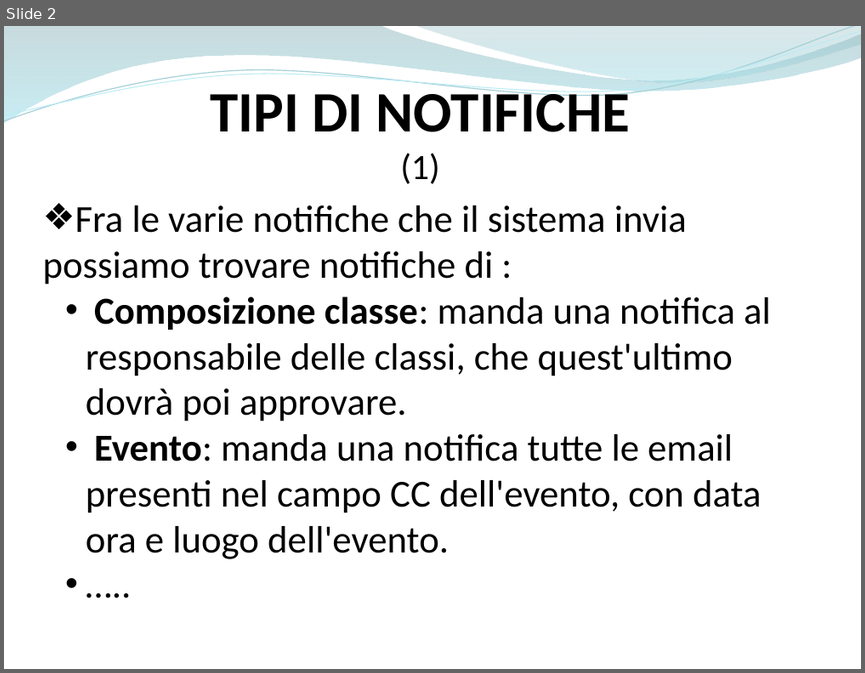
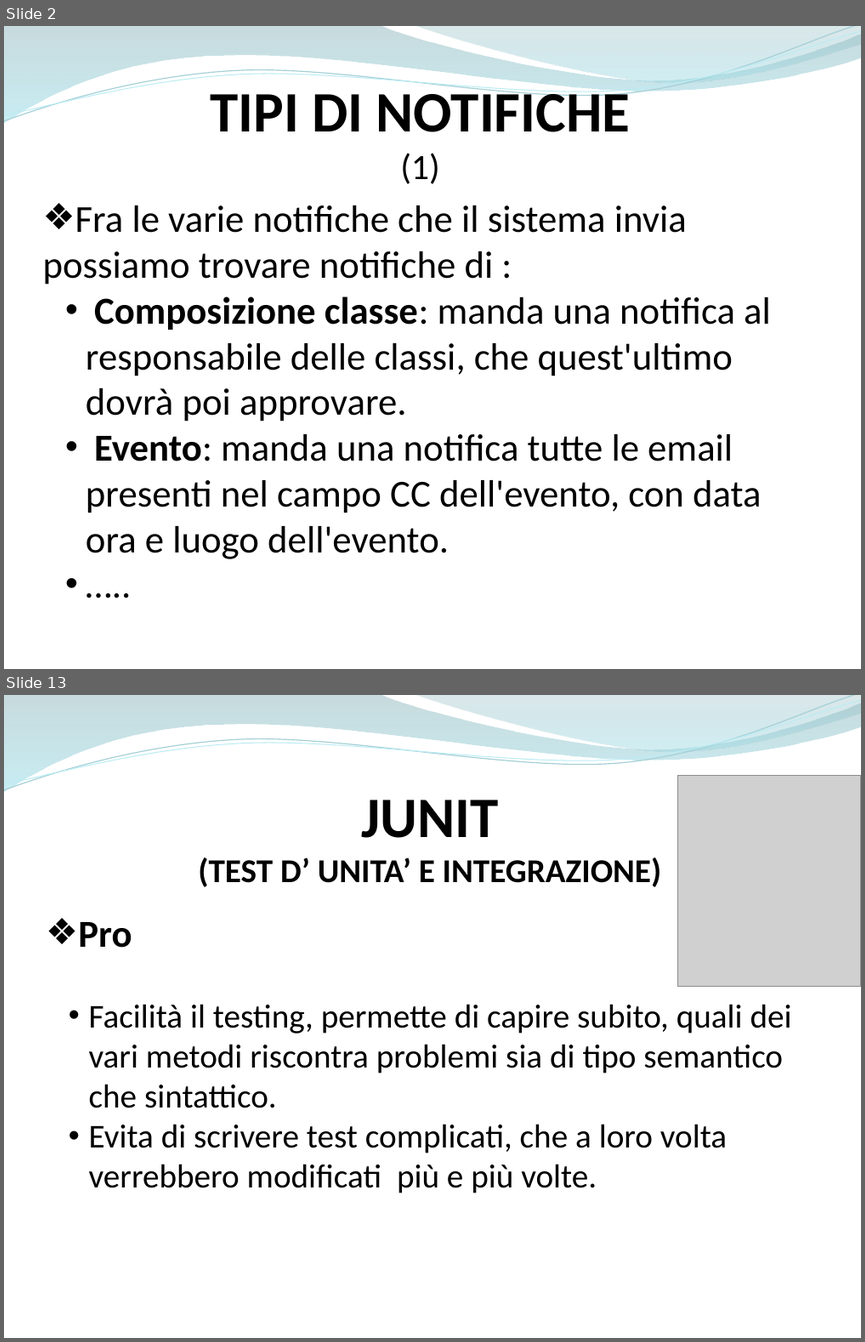
Before and after one commit to ammirate/at-silo, a slide deck: Presentazione/Atsilo1/Bottiglieri/Atsilo_A_GianfrancoB.pptx. Shown one above the other, each under a label of ours: slide 2 before the commit, slides 2 and 13 after it; the slides between them are not shown. The pictures are 865x673 and 865x1342 pixels, drawn with LibreOffice and Linux fonts; fonts in the diff are those of the drawing; grey boxes stand for pictures. Boxes give left, top, right and bottom in pixels: in the first picture for what was removed or moved away, otherwise in the second. Text is boxed around its words. In the diff, an @@ line names an element or a change of style, - is before the commit and + after.

Commit message:
[WT A ] modifica bozza

```diff
--- a/Presentazione/Atsilo1/Bottiglieri/Atsilo_A_GianfrancoB.pptx
+++ b/Presentazione/Atsilo1/Bottiglieri/Atsilo_A_GianfrancoB.pptx
@@ slide 13 added at [4, 695, 861, 1338], background #FFFFFF; not listed: 4 template elements that a slide beside it also shows @@
@@ picture added at [677, 776, 861, 987] @@
@@ text added at [198, 800, 662, 887], 28 pt, text #000000, bold @@
+JUNIT
+(TEST D’ UNITA’ E INTEGRAZIONE)
@@ text added at [78, 922, 792, 1193], 28 pt, text #000000 @@
+❖ Pro
+  • Facilità il testing, permette di capire subito, quali dei vari metodi riscontra problemi sia di tipo semantico che sintattico.
+  • Evita di scrivere test complicati, che a loro volta verrebbero modificati più e più volte.
```
Also in this commit, not shown: 4 slides changed, 7 other slides added, 3 slides removed, 1 other file.
